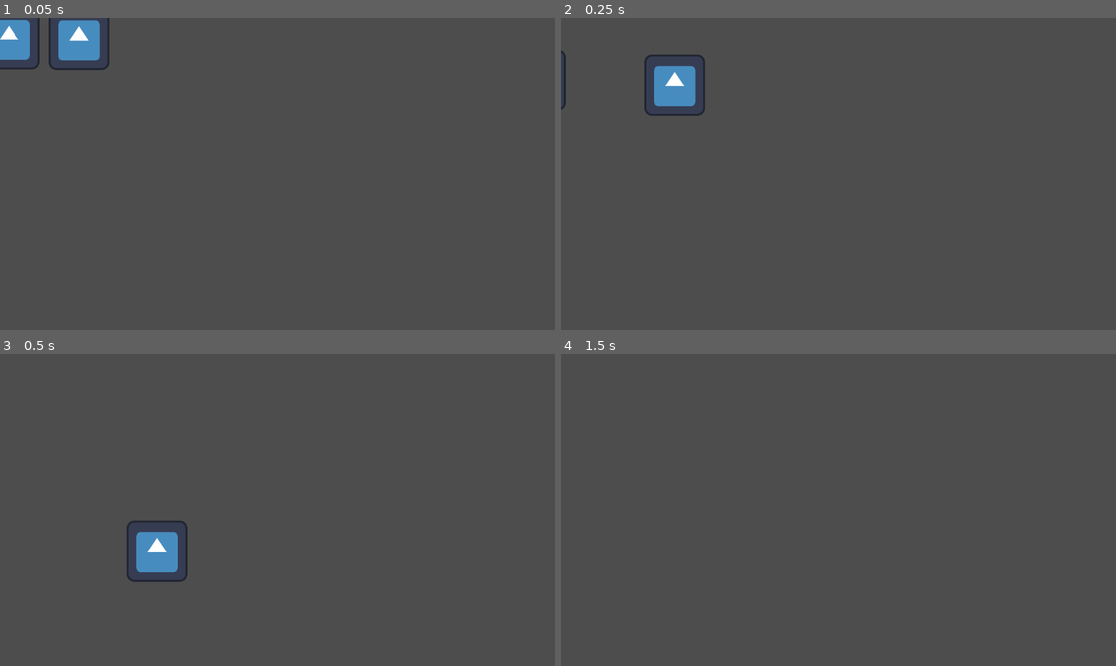
Above: before the commit, frames 1-4 (two rows, left to right).
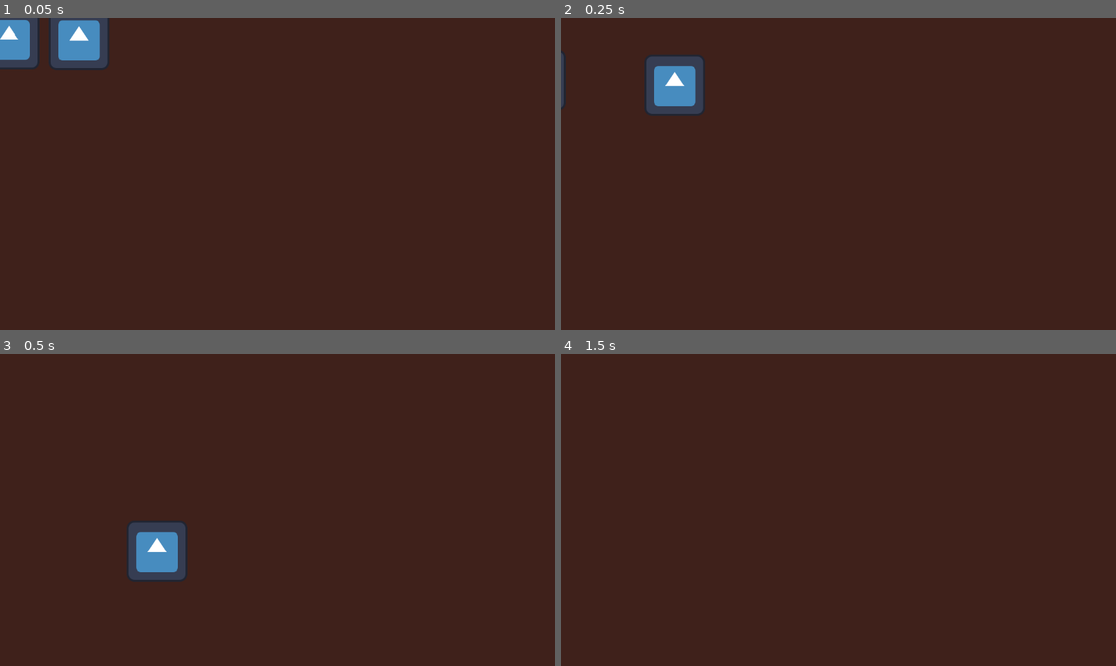
Above: after the commit, the same moments.

Repository: GvozdeniKrst/GlobalGameJam2026
Game: Godot game, scene res://Scenes/EnemyAITestingScene.tscn
Same seed, same stepped clock (60 frames per second), same inputs: the game is played once before the commit and once after it. The engine's default icon, where the game draws it, is replaced by a stand-in: a white triangle on a blue panel in a dark square.
Inputs:
- Up to frame 1 (0.05 s): no input
- Up to frame 2 (0.25 s): no input
- Up to frame 3 (0.5 s): no input
- Up to frame 4 (1.5 s): hold D (right) from 0.53 s (still down); tap E (attack) at 0.6, 1.35 s; tap W (jump) at 0.77 s; tap Enter at 1.25 s

The runs differ from the first frame. In frame 1, 97% of the frame differs, in the area x 0-100%, y 0-100%; in frame 2, 98%; in frame 3, 98%; in frame 4, 100%.

Commit message:
Moved the enemy start position

Diff:
--- a/gameJam2026/Scenes/Level1.tscn
+++ b/gameJam2026/Scenes/Level1.tscn
@@ -232,7 +232,7 @@
 collision_enabled = false
 
 [node name="Enemy" parent="." unique_id=276410907 instance=ExtResource("3_ysn8j")]
-position = Vector2(1364, 103)
+position = Vector2(430, -480)
 
 [node name="Foreground" type="TileMapLayer" parent="." unique_id=1261206471]
 tile_map_data = PackedByteArray("AAAAAAIAAgALAAAAAAAAAAMAAgAHAAAAAAAAAAQAAgAHAAAAAAAAAAUAAgAHAAAAAAAAAAYAAgAHAAAAAAABAA …(3424 unchanged characters)…
--- a/gameJam2026/Scripts/Player.gd
+++ b/gameJam2026/Scripts/Player.gd
@@ -1,6 +1,6 @@
 extends CharacterBody2D
 
-const MAXSPEED := 500
+const MAXSPEED := 700
 const ACCELERATION = 2000
 const GRAVITY := 45
 const JUMPFORCE := -1250
--- a/gameJam2026/project.godot
+++ b/gameJam2026/project.godot
@@ -55,3 +55,4 @@
 
 textures/canvas_textures/default_texture_filter=0
 rendering_device/driver.windows="d3d12"
+environment/defaults/default_clear_color=Color(0.24808273, 0.12913582, 0.10745642, 1)
